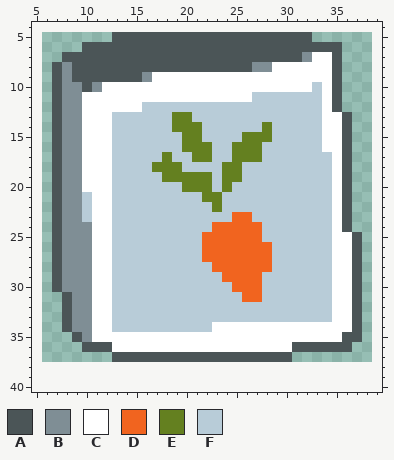
Edited in one commit: pixel-art file (farming/bags.aseprite). The picture above was drawn from the file before the commit.
33x33 pixels, 1 frame. Shown: x 5..39, y 4..40. The old version is drawn lined up with the new one, on the new canvas.
Palette (. is transparent): A #4b5557  B #7f8e95  C #ffffff  D #f1641f  E #648020  F #b8ccd8
Pixels before, first column x 7:
 5 ......AAAAAAAAAAAAAAAAAAAA.....
 6 ...AAAAAAAAAAAAAAAAAAAAAAAAAA..
 7 .AAAAAAAAAAAAAAAAAAAAAAAABCCA..
 8 ABAAAAAAAAAAAAAAAAAABBCCCCCCA..
 9 ABAAAAAAABCCCCCCCCCCCCCCCCCCA..
10 ABBABCCCCCCCCCCCCCCCCCCCCCFCA..
11 ABBCCCCCCCCCCCCCCCCCFFFFFFFCA..
12 ABBCCCCCCFFFFFFFFFFFFFFFFFFCA..
13 ABBCCCFFFFFFEEFFFFFFFFFFFFFCCA.
14 ABBCCCFFFFFFEEEFFFFFFEFFFFFCCA.
15 ABBCCCFFFFFFFEEFFFFEEEFFFFFCCA.
16 ABBCCCFFFFFFFEEEFFEEEFFFFFFCCA.
17 ABBCCCFFFFFEFFEEFFEEEFFFFFFFCA.
18 ABBCCCFFFFEEEFFFFEEFFFFFFFFFCA.
19 ABBCCCFFFFFEEEEEFEEFFFFFFFFFCA.
20 ABBCCCFFFFFFFEEEFEFFFFFFFFFFCA.
21 ABBFCCFFFFFFFFFEEFFFFFFFFFFFCA.
22 ABBFCCFFFFFFFFFFEFFFFFFFFFFFCA.
23 ABBFCCFFFFFFFFFFFFDDFFFFFFFFCA.
24 ABBBCCFFFFFFFFFFDDDDDFFFFFFFCA.
25 ABBBCCFFFFFFFFFDDDDDDFFFFFFFCCA
26 ABBBCCFFFFFFFFFDDDDDDDFFFFFFCCA
27 ABBBCCFFFFFFFFFDDDDDDDFFFFFFCCA
28 ABBBCCFFFFFFFFFFDDDDDDFFFFFFCCA
29 ABBBCCFFFFFFFFFFFDDDDFFFFFFFCCA
30 ABBBCCFFFFFFFFFFFFDDDFFFFFFFCCA
31 .ABBCCFFFFFFFFFFFFFDDFFFFFFFCCA
32 .ABBCCFFFFFFFFFFFFFFFFFFFFFFCCA
33 .ABBCCFFFFFFFFFFFFFFFFFFFFFFCCA
34 .ABBCCFFFFFFFFFFCCCCCCCCCCCCCCA
35 ..ABCCCCCCCCCCCCCCCCCCCCCCCCCAA
36 ...AAACCCCCCCCCCCCCCCCCCAAAAAA.
37 ......AAAAAAAAAAAAAAAAAA.......
Now the later version:
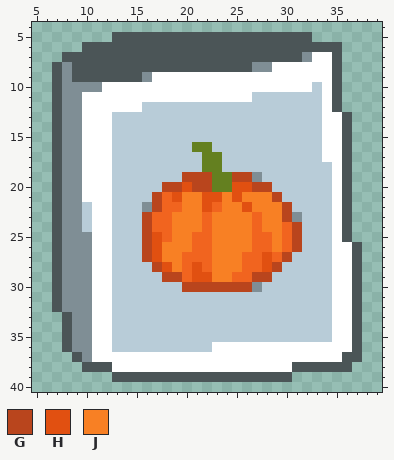
Colours new in this view: G #b9451d  H #e15011  J #f88024
The exact change:
canvas 33x33 -> 45x45, the old top-left corner now at 6,5
y 10: x 10 A -> B
y 13: x 19..20 EE -> FF
y 14: x 19..21 EEE -> FFF; x 28 E -> F
y 15: x 20..21 EE -> FF; x 26..28 EEE -> FFF
y 16: x 20 E -> F; x 25..27 EEE -> FFF
y 17: x 18 E -> F; x 21 E -> F; x 23 F -> E; x 25..27 EEE -> FFF; x 34 F -> C
y 18: x 17..19 EEE -> FFF; x 22..25 FFEE -> EEFF
y 19: x 18..23 EEEEEF -> FFGGGE; x 25..27 EFF -> GGB
y 20: x 18..23 FFEEEF -> GGHGGE; x 25..28 FFFF -> HHGG
y 21: x 10 F -> C; x 17..29 FFFFFEEFFFFFF -> GDHJJHHJHJJJG
y 22: x 16..30 FFFFFFFEFFFFFFF -> BGDDJJHDJJHJJJG
y 23: x 16..31 FFFFFFFFFDDFFFFF -> GDDJJJDJJJJDJJGB
y 24: x 10 B -> F; x 16..26 FFFFFFFDDDD -> GDDJJJDJJJJ; x 28..31 FFFF -> JJDG
y 25: x 16..21 FFFFFF -> GHDJJD; x 23..26 DDDD -> JJJJ; x 28..31 FFFF -> DJDG; x 36..37 CA -> A.
y 26: x 16..21 FFFFFF -> GHJJJD; x 23..26 DDDD -> JJJJ; x 29..31 FFF -> JDG
y 27: x 16..21 FFFFFF -> GHJJDD; x 23..25 DDD -> JJJ; x 28..30 DFF -> HDG
y 28: x 17..25 FFFFFFDDD -> GHJDHDJJJ; x 28..29 DF -> HG
y 29: x 18..24 FFFFFFD -> GGDHHJJ; x 27..28 DF -> GG
y 30: x 20..27 FFFFFDDD -> GGGGGGGB
y 31: x 7..8 .A -> AB; x 26..27 DD -> FF
y 32: x 7..8 .A -> AB
y 34: x 23..34 CCCCCCCCCCCC -> FFFFFFFFFFFF
y 35: x 8..9 .A -> AB; x 13..34 CCCCCCCCCCCCCCCCCCCCCC -> FFFFFFFFFFFFFFFFFFFFFF; x 36 A -> C
y 36: x 8..22 ..AAACCCCCCCCCC -> ABBCCFFFFFFFFFF; x 31..37 AAAAAA. -> CCCCCCA
y 37: x 9..37 ....AAAAAAAAAAAAAAAAAA....... -> ABCCCCCCCCCCCCCCCCCCCCCCCCCAA
y 38: x 10..36 ........................... -> AAACCCCCCCCCCCCCCCCCCAAAAAA
y 39: x 13..30 .................. -> AAAAAAAAAAAAAAAAAA
Boxes around the changes in both pictures, in picture pixels (x1, y1, x2, y2):
changed: (82, 82, 92, 92)
changed: (52, 112, 362, 382)
